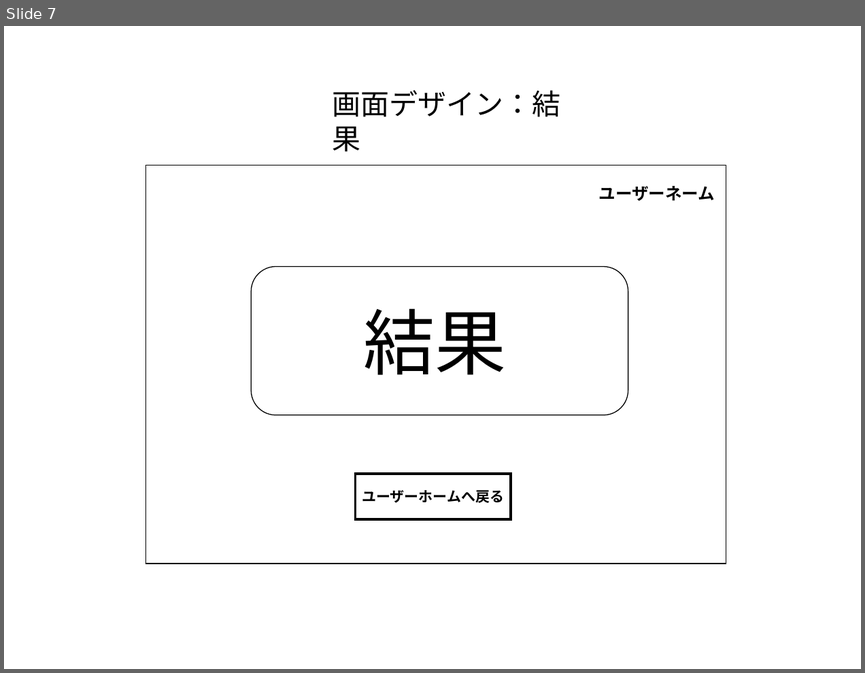
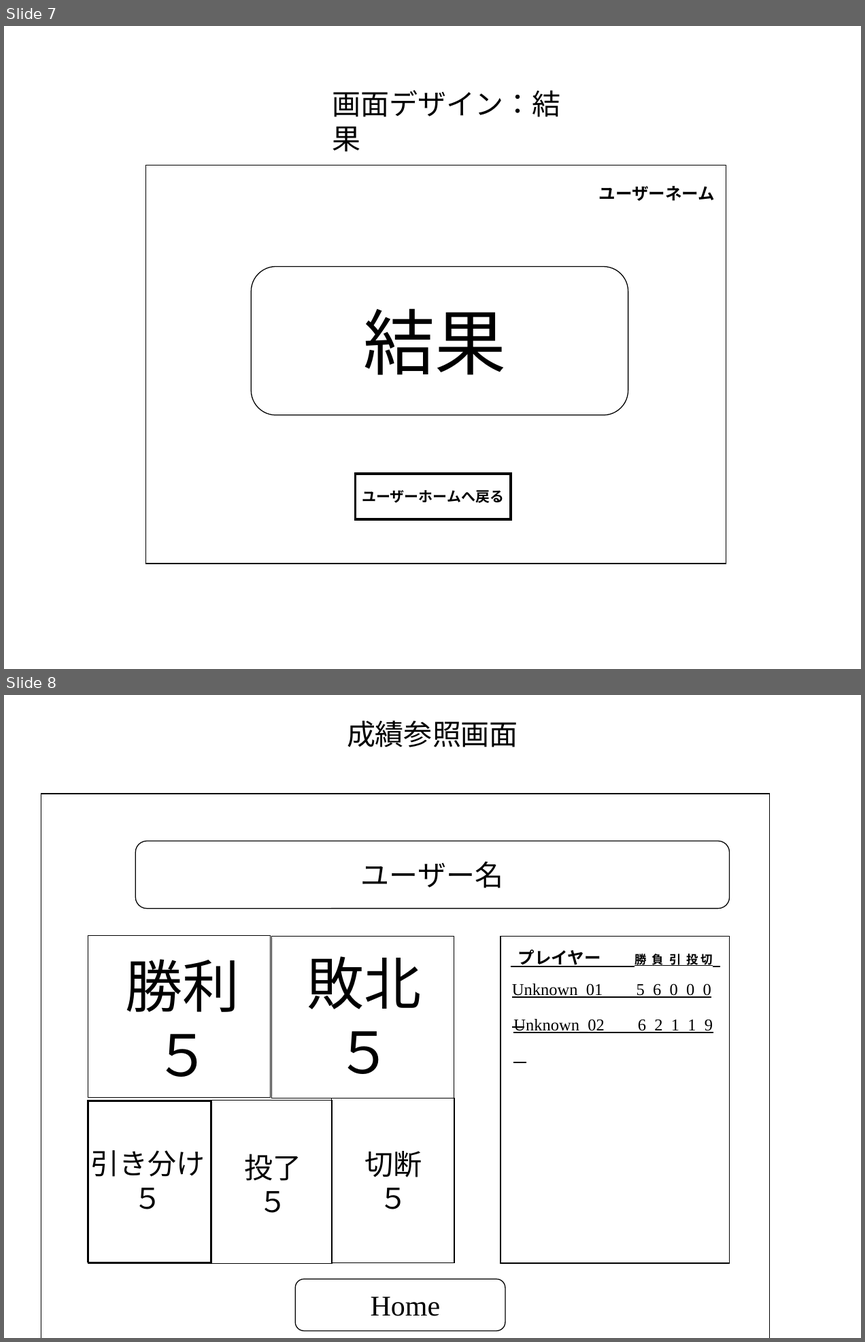
Before and after one commit to PL1664268/group_i, a slide deck: Design/display-v1.ppt. Shown one above the other, each under a label of ours: slide 7 before the commit, slides 7 and 8 after it. The pictures are 865x673 and 865x1342 pixels, drawn with LibreOffice and Linux fonts; fonts in the diff are those of the drawing. Boxes give left, top, right and bottom in pixels: in the first picture for what was removed or moved away, otherwise in the second. Text is boxed around its words. In the diff, an @@ line names an element or a change of style, - is before the commit and + after.

```diff
--- a/Design/display-v1.ppt
+++ b/Design/display-v1.ppt
@@ slide 8 added at bbox=[4, 695, 861, 1338], background #FFFFFF @@
@@ title added at bbox=[347, 720, 518, 747], 24 pt, text #000000 @@
+成績参照画面
@@ rectangle added at bbox=[41, 794, 769, 1338], fill #FFFFFF, outline #000000 0.74 pt @@
@@ rounded rectangle added at bbox=[135, 841, 729, 909], outline #000000 0.74 pt @@
@@ text added at bbox=[361, 861, 503, 888], 24 pt, text #000000 @@
+ユーザー名
@@ rectangle added at bbox=[88, 936, 271, 1098], outline #000000 0.74 pt @@
@@ rectangle added at bbox=[272, 936, 455, 1098], outline #000000 0.74 pt @@
@@ rectangle added at bbox=[500, 936, 729, 1262], outline #000000 0.74 pt @@
@@ text added at bbox=[125, 959, 239, 1076], 48 pt, text #000000 @@
+勝利
+５
@@ text added at bbox=[307, 956, 422, 1074], 48 pt, text #000000 @@
+敗北
+５
@@ text added at bbox=[518, 949, 713, 967], 14 pt, text #000000, bold, underline @@
+プレイヤー 勝 負 引 投 切
@@ text added at bbox=[512, 983, 711, 998], 14 pt, text #000000, underline @@
+Unknown_01 5 6 0 0 0
@@ text added at bbox=[513, 1019, 713, 1033], 14 pt, text #000000, underline @@
+Unknown_02 6 2 1 1 9
@@ rectangle added at bbox=[87, 1100, 211, 1262], outline #000000 0.74 pt @@
@@ rectangle added at bbox=[88, 1101, 211, 1263], outline #000000 0.74 pt @@
@@ rectangle added at bbox=[211, 1100, 332, 1264], outline #000000 0.74 pt @@
@@ rectangle added at bbox=[331, 1098, 454, 1262], outline #000000 0.74 pt @@
@@ text added at bbox=[91, 1150, 205, 1209], 24 pt, text #000000 @@
+引き分け
+５
@@ text added at bbox=[244, 1153, 301, 1212], 24 pt, text #000000 @@
+投了
+５
@@ text added at bbox=[365, 1151, 422, 1209], 24 pt, text #000000 @@
+切断
+５
@@ rounded rectangle added at bbox=[295, 1278, 505, 1330], outline #000000 0.74 pt @@
@@ text added at bbox=[371, 1296, 441, 1316], 24 pt, text #000000 @@
+Home
```
